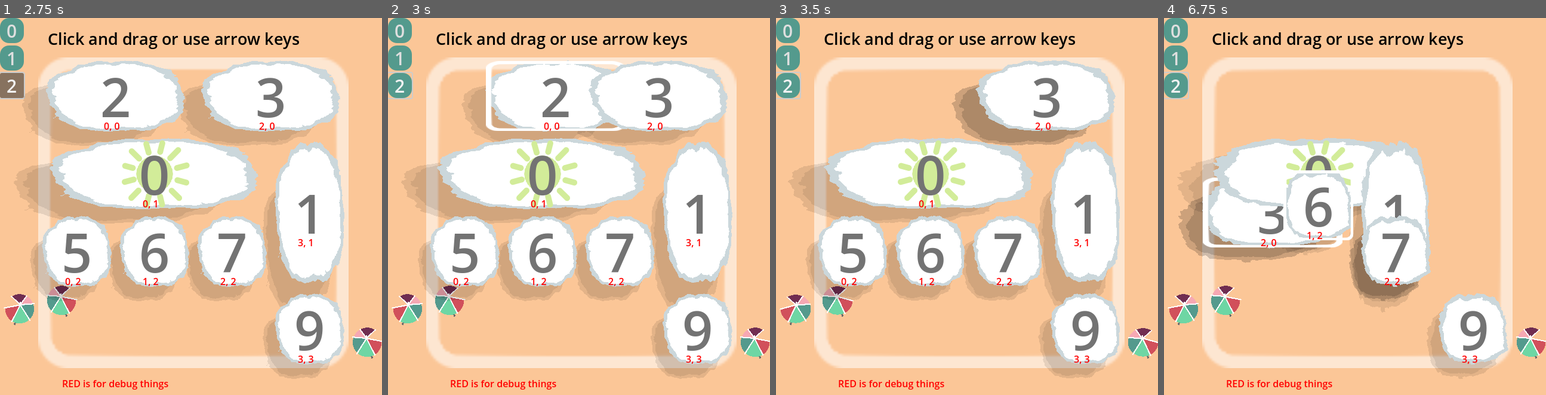
Above: before the commit, frames 1-4 (left to right).
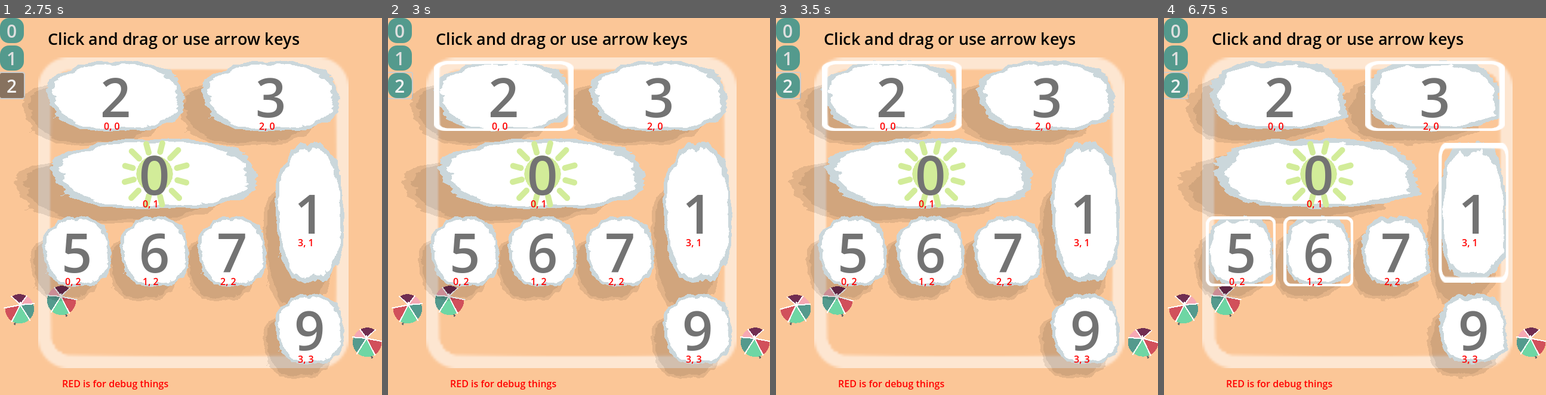
Above: after the commit, the same moments.

Repository: firelighted/comfyjam2026_slidingsun
Game: Godot game, scene res://scenes_scripts/main_2d.tscn
Two runs of this game, one before a commit and one after it. Both use one fixed random seed, a clock stepped at 60 frames per second and the inputs below. The engine's default icon, where the game draws it, is replaced by a stand-in: a white triangle on a blue panel in a dark square.
Inputs (mouse positions are in pixels of both pictures, inside the frame that each line leads up to):
- Up to frame 1 (2.75 s): click "0" at 0.5 s; click "1" at 1.25 s; click "2" at 2 s
- Up to frame 2 (3 s): drag from (502, 97) to (659, 97) at 2.77 s
- Up to frame 3 (3.5 s): no input
- Up to frame 4 (6.75 s): drag from (1435, 97) to (1316, 172) at 3.52 s; hold Right (ui_right) 4.28-5 s; click (1316, 172) at 4.42 s; drag from (1473, 214) to (1316, 97) at 5.02 s; drag from (1240, 251) to (1397, 251) at 5.77 s; drag from (1316, 251) to (1297, 112) at 6.52 s

Frame 1 is identical in both runs. In frame 2, 6.2% of the frame differs, in the area x 7-62%, y 11-34%; in frame 3, 8.8%; in frame 4, 34%, in the area x 3-91%, y 11-76%.

Commit message:
basic legality checking

Diff:
--- a/block_manager.gd
+++ b/block_manager.gd
@@ -215,5 +215,43 @@
 				array[del_idx] = -1
 
 
-func check_move_legality(block_id: int, direction: int) -> bool:
-	return true
+### direction: either -1, 0, or 1
+func check_move_legality(block: Block, axis: String, direction: int) -> bool:
+	var result = true
+	if direction == 0: return result
+
+	var pos = block.grid_pos
+	var dims = block.dims
+
+	if axis == 'x':
+		for i in range(dims.y):
+			if direction > 0:
+				var x_to_right = pos.x + dims.x
+				if x_to_right == x_size:
+					result = false
+				else:
+					if array[(pos.y + i)*x_size + x_to_right] != EMPTY:
+						result = false
+			elif direction < 0:
+				if pos.x == 0:
+					result = false
+				else:
+					if array[(pos.y + i)*x_size + pos.x - 1] != EMPTY:
+						result = false
+	elif axis == 'y':
+		for i in range(dims.x):
+			if direction > 0:
+				var y_above = pos.y + dims.y
+				if y_above == y_size:
+					result = false
+				else:
+					if array[y_above*x_size + pos.x + i] != EMPTY:
+						result = false
+			elif direction < 0:
+				if pos.y == 0:
+					result = false
+				else:
+					if array[(pos.y - 1)*x_size + pos.x + i] != EMPTY:
+						result = false
+
+	return result
--- a/scenes_scripts/block.gd
+++ b/scenes_scripts/block.gd
@@ -103,15 +103,15 @@
 		if abs( overall_offset.x) > abs( overall_offset.y):
 			overall_offset = Vector2(overall_offset.x, 0)
 
-			var direction = 1 if overall_offset.x > 0 else -1
+			var direction = signi(overall_offset.x) # -1, 0, or 1
 
-			legal_move = main_node.check_move_legality(block_id, direction)
+			legal_move = main_node.check_move_legality(self, 'x', direction)
 		else:
 			overall_offset = Vector2(0, overall_offset.y)
 
-			var direction = 1 if overall_offset.y > 0 else -1
+			var direction = signi(overall_offset.y) # -1, 0, or 1
 
-			legal_move = main_node.check_move_legality(block_id, direction)
+			legal_move = main_node.check_move_legality(self, 'y', direction)
 
 		if !legal_move:
 			overall_offset = Vector2.ZERO
